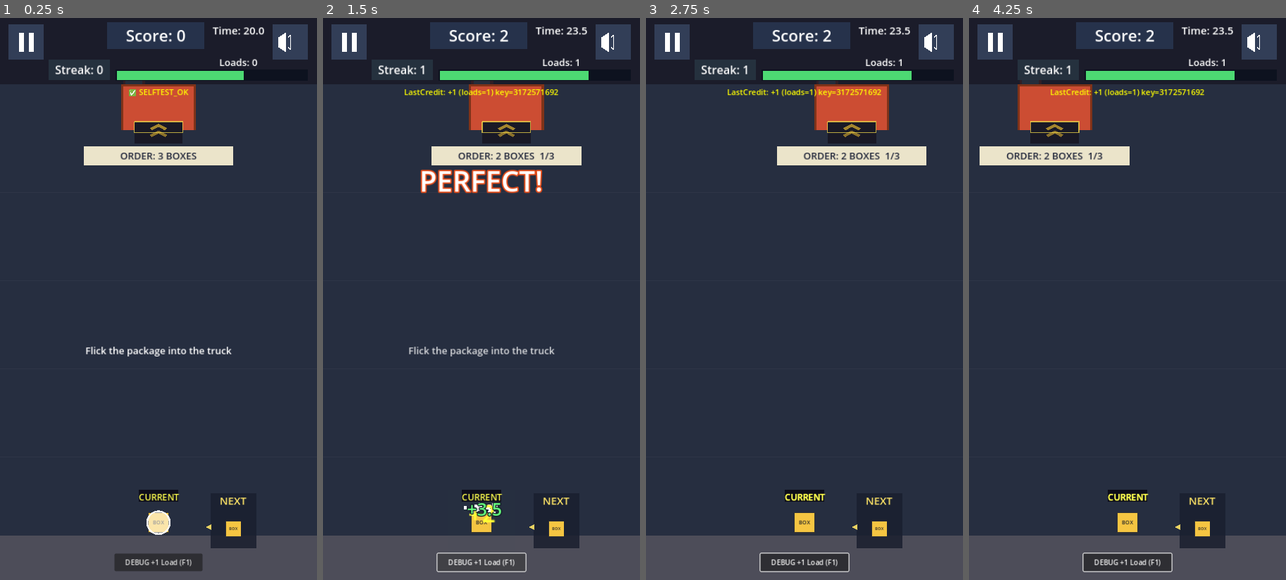
Above: before the commit, frames 1-4 (left to right).
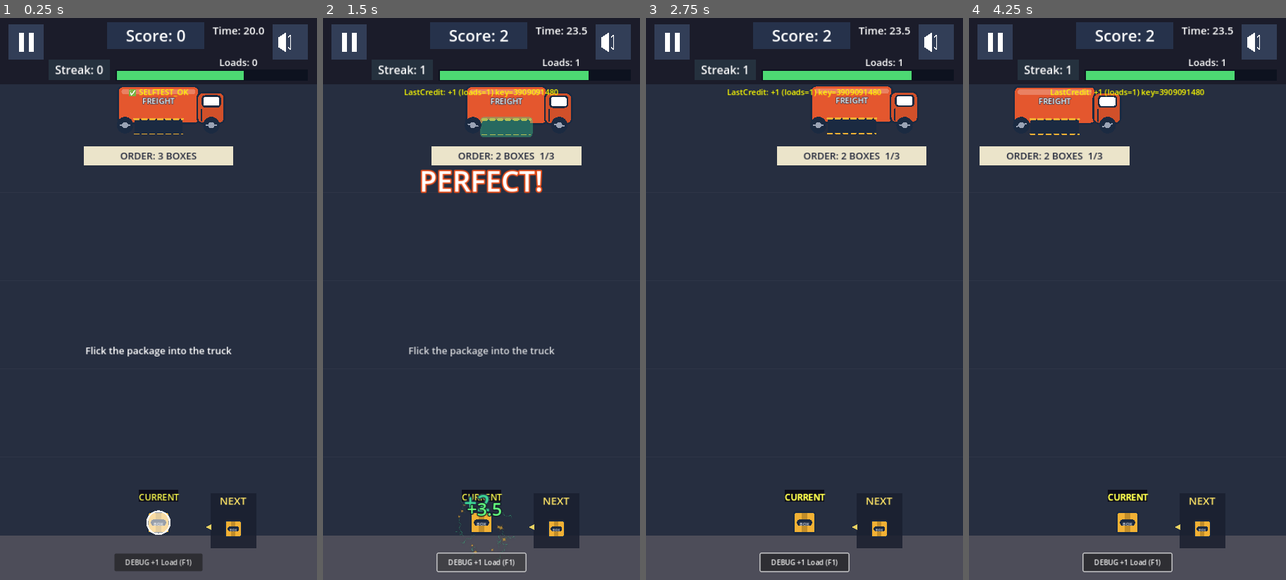
Above: after the commit, the same moments.

Repository: shaharFranses/flick-freight
Game: Godot game, scene res://scenes/main.tscn
Two runs of this game, one before a commit and one after it. Both use one fixed random seed, a clock stepped at 60 frames per second and the inputs below.
Inputs (mouse positions are in pixels of both pictures, inside the frame that each line leads up to):
- Up to frame 1 (0.25 s): no input
- Up to frame 2 (1.5 s): move the mouse to (551, 270) at 0.52 s; click (551, 270) at 0.67 s; tap Space (ui_select) at 0.77 s; click "DEBUG +1 Load (F1)" at 1.25 s
- Up to frame 3 (2.75 s): drag from (741, 327) to (877, 130) at 2.02 s
- Up to frame 4 (4.25 s): move the mouse to (1159, 175) at 2.77 s; click (1159, 175) at 2.92 s; drag from (1111, 411) to (1032, 214) at 3.52 s

The runs differ from the first frame. In frame 1, 1.8% of the frame differs, in the area x 37-76%, y 11-93%; in frame 2, 2.1%, in the area x 41-79%, y 11-97%; in frame 3, 1.9%; in frame 4, 2.0%.

Commit message:
r4 art: aim dots, per-cargo hit/miss VFX (Kenney CC0 particles), hero truck, streak tier pop + flame on-fire, vector cargo with baked navy outline

Diff:
--- /dev/null
+++ b/scripts/art.gd
@@ -0,0 +1,149 @@
+class_name Art
+extends RefCounted
+# r4 art direction (flick-freight-audit/art-direction.md): flat vector, 4px navy outline
+# (baked as Line2D, no shader -> cheap on phones), 7-colour palette.
+
+const NAVY = Color("#1B2A41")
+const FIELD = Color("#DCE8F2")
+const CORAL = Color("#E4572E")
+const AMBER = Color("#F2B134")
+const BLUE = Color("#3D8BDB")
+const BROWN = Color("#6B4226")
+const MINT = Color("#3DDC97")
+const WHITE = Color(1, 1, 1)
+const OUTLINE_W = 4.0
+
+const TEX_SPARK = preload("res://art/kenney/spark_05.png")
+const TEX_STAR = preload("res://art/kenney/star_06.png")
+const TEX_SMOKE = preload("res://art/kenney/smoke_04.png")
+const TEX_FLAME = preload("res://art/kenney/flame_03.png")
+const TEX_RING = preload("res://art/kenney/circle_05.png")
+
+static func rrect(x: float, y: float, w: float, h: float, r: float, seg := 4) -> PackedVector2Array:
+	var p = PackedVector2Array()
+	r = min(r, min(w, h) * 0.5)
+	var cs = [Vector2(x + w - r, y + r), Vector2(x + w - r, y + h - r), Vector2(x + r, y + h - r), Vector2(x + r, y + r)]
+	var a0 = [-PI / 2, 0.0, PI / 2, PI]
+	for c in 4:
+		for i in seg + 1:
+			var a = a0[c] + (PI / 2) * i / seg
+			p.append(cs[c] + Vector2(cos(a), sin(a)) * r)
+	return p
+
+static func circle(c: Vector2, r: float, seg := 18) -> PackedVector2Array:
+	var p = PackedVector2Array()
+	for i in seg:
+		p.append(c + Vector2(cos(i * TAU / seg), sin(i * TAU / seg)) * r)
+	return p
+
+static func shape(parent: Node, pts: PackedVector2Array, fill: Color, outline := true, w := OUTLINE_W) -> Polygon2D:
+	var poly = Polygon2D.new()
+	poly.polygon = pts
+	poly.color = fill
+	parent.add_child(poly)
+	if outline:
+		var ln = Line2D.new()
+		var lp = pts.duplicate()
+		lp.append(pts[0])
+		ln.points = lp
+		ln.width = w
+		ln.default_color = NAVY
+		ln.joint_mode = Line2D.LINE_JOINT_ROUND
+		poly.add_child(ln)
+	return poly
+
+static func line(parent: Node, pts: PackedVector2Array, col: Color, w: float) -> Line2D:
+	var ln = Line2D.new()
+	ln.points = pts
+	ln.width = w
+	ln.default_color = col
+	ln.begin_cap_mode = Line2D.LINE_CAP_ROUND
+	ln.end_cap_mode = Line2D.LINE_CAP_ROUND
+	parent.add_child(ln)
+	return ln
+
+static func cargo_color(type: String) -> Color:
+	return {"box": AMBER, "crate": BROWN, "barrel": BLUE}.get(type, AMBER)
+
+static func type_from_points(points: int) -> String:
+	return ["box", "box", "crate", "barrel"][clamp(points, 0, 3)]
+
+static func build_cargo(type: String) -> Node2D:
+	"""Visual matches each package's existing collision box (hit logic untouched):
+	BOX 48x48, CRATE 64x64, BARREL 56x72."""
+	var n = Node2D.new()
+	n.name = "CargoArt"
+	match type:
+		"crate":
+			shape(n, rrect(-32, -32, 64, 64, 5), BROWN)
+			var tint = AMBER.darkened(0.25)
+			tint.a = 0.75
+			for y in [-17.0, 0.0, 17.0]:
+				line(n, PackedVector2Array([Vector2(-27, y), Vector2(27, y)]), tint, 3)
+			line(n, PackedVector2Array([Vector2(-24, -24), Vector2(24, 24)]), tint, 6)
+			line(n, PackedVector2Array([Vector2(24, -24), Vector2(-24, 24)]), tint, 6)
+			var fr = Line2D.new()
+			var p = rrect(-32, -32, 64, 64, 5); p.append(p[0])
+			fr.points = p; fr.width = OUTLINE_W; fr.default_color = NAVY
+			n.add_child(fr)
+		"barrel":
+			# tall rounded cylinder, elliptical top, 2 navy hoops, label pill between hoops
+			shape(n, rrect(-28, -36, 56, 72, 16), BLUE)
+			var hl = BLUE.lightened(0.35)
+			line(n, PackedVector2Array([Vector2(-16, -26), Vector2(-16, 26)]), hl, 5)
+			var top = PackedVector2Array()
+			for i in 16:
+				top.append(Vector2(cos(i * TAU / 16) * 22, -29 + sin(i * TAU / 16) * 5))
+			shape(n, top, BLUE.lightened(0.15), true, 3)
+			for y in [-14.0, 16.0]:
+				line(n, PackedVector2Array([Vector2(-27, y), Vector2(27, y)]), NAVY, 4)
+			var pill = shape(n, rrect(-18, -6, 36, 14, 7), NAVY, false)
+			_label(n, "BARREL", 10, Vector2(-24, -8), Vector2(48, 18))
+		_:
+			shape(n, rrect(-24, -24, 48, 48, 4), AMBER)
+			shape(n, PackedVector2Array([Vector2(-6, -22), Vector2(6, -22), Vector2(6, 22), Vector2(-6, 22)]), AMBER.darkened(0.2), false)
+			shape(n, rrect(-17, -7, 34, 14, 6), NAVY, false)
+			_label(n, "BOX", 10, Vector2(-20, -9), Vector2(40, 18))
+	return n
+
+static func _label(parent: Node, t: String, size: int, pos: Vector2, sz: Vector2):
+	var l = Label.new()
+	l.text = t
+	l.add_theme_font_size_override("font_size", size)
+	l.add_theme_color_override("font_color", WHITE)
+	l.horizontal_alignment = HORIZONTAL_ALIGNMENT_CENTER
+	l.vertical_alignment = VERTICAL_ALIGNMENT_CENTER
+	l.position = pos
+	l.size = sz
+	l.mouse_filter = Control.MOUSE_FILTER_IGNORE
+	parent.add_child(l)
+
+static func burst(parent: Node, pos: Vector2, tex: Texture2D, col: Color, amount: int, life: float, vmin: float, vmax: float, smin: float, smax: float, grav := Vector2(0, 600), spread := 180.0, dir := Vector2(0, -1)) -> CPUParticles2D:
+	var p = CPUParticles2D.new()
+	p.texture = tex
+	p.position = pos
+	p.one_shot = true
+	p.explosiveness = 0.95
+	p.amount = amount
+	p.lifetime = life
+	p.direction = dir
+	p.spread = spread
+	p.gravity = grav
+	p.initial_velocity_min = vmin
+	p.initial_velocity_max = vmax
+	p.scale_amount_min = smin
+	p.scale_amount_max = smax
+	p.angle_min = 0
+	p.angle_max = 360
+	p.color = col
+	var g = Gradient.new()
+	g.set_color(0, Color(1, 1, 1, 1))
+	g.set_color(1, Color(1, 1, 1, 0))
+	p.color_ramp = g
+	p.z_index = 70
+	parent.add_child(p)
+	p.emitting = true
+	var tree = parent.get_tree()
+	tree.create_timer(life + 0.3).timeout.connect(func():
+		if is_instance_valid(p): p.queue_free())
+	return p
--- a/scripts/game_manager.gd
+++ b/scripts/game_manager.gd
@@ -469,14 +469,8 @@
 var shake_tween_ref: Tween = null
 
 func make_cargo_art(type: String) -> Node2D:
-	"""r3: Display-only copy of a package scene's visuals (same art as in play)"""
-	var art = Node2D.new()
-	var package_instance = package_scenes[type].instantiate()
-	for child in package_instance.get_children():
-		if child is CanvasItem:
-			art.add_child(child.duplicate())
-	package_instance.free()
-	return art
+	"""r4: display-only vector cargo (same art as in play)"""
+	return Art.build_cargo(type)
 
 func generate_preview(type: String, pop_in: bool = false):
 	# Remove old preview if exists
@@ -721,7 +715,7 @@
 
 	# JUICE: Hit effect (particles + score pop)
 	var pkg_color = package.modulate if package.get("modulate") != null else Color(1, 1, 1)
-	spawn_hit_juice(package.global_position, total_points, pkg_color)
+	spawn_hit_juice(package.global_position, total_points, pkg_color, ctype)
 
 	print("═══════════════════════════════════════")
 
@@ -930,78 +924,54 @@
 				cleanup_flash.queue_free()
 		)
 
-func spawn_hit_juice(pos: Vector2, score_value: int, cargo_color: Color):
-	"""Spawn hit particles + score pop + LOCALIZED green flash"""
+func spawn_hit_juice(pos: Vector2, score_value: int, cargo_color: Color, ctype: String = "box"):
+	"""r4: per-cargo hit VFX. Mint spark burst + cargo-specific debris, bed lip glow,
+	truck bounce, mint +N pop. <= 0.5 s (3x under ?qa=1)."""
 	var world = get_tree().root.get_node_or_null("Main/World")
 	if !world:
 		return
-
-	# QA mode: 3x duration for all effects
-	var duration_mult = 3.0 if qa_mode else 1.0
-
-	# D: Small localized green flash at truck bay (150x150), very faint
-	var hit_flash = ColorRect.new()
-	hit_flash.position = Vector2(pos.x - 75, pos.y - 75)
-	hit_flash.size = Vector2(150, 150)
-	hit_flash.color = Color(0.2, 1.0, 0.3, 0.05)  # Very faint green tint (alpha 0.05)
-	hit_flash.z_index = 55
-	world.add_child(hit_flash)
-
-	var flash_tween = create_tween()
-	flash_tween.tween_property(hit_flash, "modulate:a", 0.0, 0.2 * duration_mult)
-
-	var cleanup_hit_flash = hit_flash
-	flash_tween.finished.connect(func():
-		if is_instance_valid(cleanup_hit_flash):
-			cleanup_hit_flash.queue_free()
-	)
-
-	# ITEM (b): Larger/brighter hit particles (doubled amount, bigger scale)
-	var particles = CPUParticles2D.new()
-	particles.position = pos
-	particles.emitting = true
-	particles.one_shot = true
-	particles.amount = 30  # Doubled from 15
-	particles.lifetime = 0.6 * duration_mult
-	particles.explosiveness = 0.95
-	particles.direction = Vector2(0, -1)
-	particles.spread = 45
-	particles.gravity = Vector2(0, 450)
-	particles.initial_velocity_min = 180.0
-	particles.initial_velocity_max = 320.0
-	particles.scale_amount_min = 4.0  # Increased from 2.5
-	particles.scale_amount_max = 8.0  # Increased from 5.0
-	particles.color = cargo_color
-	world.add_child(particles)
-
-	# Auto-cleanup after particles finish
-	var cleanup_particles = particles  # Copy reference to avoid capture issues
-	get_tree().create_timer(1.0 * duration_mult).timeout.connect(func():
-		if is_instance_valid(cleanup_particles):
-			cleanup_particles.queue_free()
-	)
-
-	# Score pop label
+	var dm = 3.0 if qa_mode else 1.0
+	Art.burst(world, pos, Art.TEX_SPARK, Art.MINT, 14, 0.35 * dm, 220, 420, 0.35, 0.7, Vector2(0, 300))
+	match ctype:
+		"crate":  # wooden splinters
+			Art.burst(world, pos, null, Art.BROWN.lightened(0.15), 16, 0.5 * dm, 160, 340, 5, 9, Vector2(0, 900))
+			Art.burst(world, pos, null, Art.AMBER.darkened(0.25), 8, 0.5 * dm, 140, 300, 4, 7, Vector2(0, 900))
+		"barrel":  # metal clang: blue shock ring + star glints
+			var ring = Sprite2D.new()
+			ring.texture = Art.TEX_RING
+			ring.modulate = Color(Art.BLUE.lightened(0.3), 0.9)
+			ring.position = pos
+			ring.scale = Vector2(0.4, 0.25)
+			ring.z_index = 69
+			world.add_child(ring)
+			var rt = ring.create_tween()
+			rt.set_parallel(true)
+			rt.tween_property(ring, "scale", Vector2(3.2, 2.0), 0.35 * dm)
+			rt.tween_property(ring, "modulate:a", 0.0, 0.35 * dm)
+			rt.chain().tween_callback(ring.queue_free)
+			Art.burst(world, pos, Art.TEX_STAR, Art.WHITE, 6, 0.4 * dm, 120, 260, 0.3, 0.55, Vector2.ZERO)
+		_:  # box: cardboard flecks + amber stars
+			Art.burst(world, pos, Art.TEX_STAR, Art.AMBER, 10, 0.45 * dm, 150, 320, 0.3, 0.55, Vector2(0, 500))
+	var bay = get_tree().root.get_node_or_null("Main/World/TruckBay")
+	if bay:
+		var hero = bay.get_node_or_null("HeroTruck")
+		if hero and hero.has_method("hit_pulse"):
+			hero.hit_pulse(Art.MINT)
 	var score_label = Label.new()
-	score_label.position = pos - Vector2(30, 50)
+	score_label.position = pos - Vector2(40, 60)
 	score_label.text = "+%d" % score_value
-	score_label.add_theme_font_size_override("font_size", 36)
-	score_label.add_theme_color_override("font_color", Color(1, 1, 0.2, 1))
+	score_label.add_theme_font_size_override("font_size", 40)
+	score_label.add_theme_color_override("font_color", Art.MINT)
+	score_label.add_theme_color_override("font_outline_color", Art.NAVY)
+	score_label.add_theme_constant_override("outline_size", 8)
 	score_label.z_index = 100
 	world.add_child(score_label)
-
-	# Animate pop: scale + fade + rise
-	var tween = create_tween()
+	var tween = score_label.create_tween()
 	tween.set_parallel(true)
-	tween.tween_property(score_label, "position:y", pos.y - 100, 0.9 * duration_mult)
-	tween.tween_property(score_label, "scale", Vector2(1.5, 1.5), 0.2 * duration_mult).set_trans(Tween.TRANS_BACK).set_ease(Tween.EASE_OUT)
-	tween.chain().tween_property(score_label, "modulate:a", 0.0, 0.4 * duration_mult)
-
-	var cleanup_label = score_label  # Copy reference
-	tween.finished.connect(func():
-		if is_instance_valid(cleanup_label):
-			cleanup_label.queue_free()
-	)
+	tween.tween_property(score_label, "position:y", pos.y - 120, 0.5 * dm)
+	tween.tween_property(score_label, "scale", Vector2(1.3, 1.3), 0.12).set_trans(Tween.TRANS_BACK).set_ease(Tween.EASE_OUT)
+	tween.chain().tween_property(score_label, "modulate:a", 0.0, 0.2 * dm)
+	tween.chain().tween_callback(score_label.queue_free)
 
 func spawn_perfect_juice(pos: Vector2):
 	"""r5: short white flash on the bed + PERFECT pop-up"""
@@ -1107,48 +1077,29 @@
 			print("✅ MISS SHAKE COMPLETE: position reset to", final_pos)
 	)
 
-	# STRONGER dust burst (4x particles, much bigger, longer-lived)
-	var particles = CPUParticles2D.new()
-	particles.position = pos
-	particles.emitting = true
-	particles.one_shot = true
-	particles.amount = 32  # Quadrupled from 8
-	particles.lifetime = 0.8 * duration_mult  # Increased further
-	particles.explosiveness = 0.9  # More explosive
-	particles.direction = Vector2(0, -1)
-	particles.spread = 80  # Wider spread
-	particles.gravity = Vector2(0, 300)
-	particles.initial_velocity_min = 120.0  # Faster
-	particles.initial_velocity_max = 250.0  # Faster
-	particles.scale_amount_min = 6.0  # Much bigger
-	particles.scale_amount_max = 12.0  # Much bigger
-	particles.color = Color(0.6, 0.6, 0.6, 0.9)  # More opaque
-	world.add_child(particles)
-
-	# Auto-cleanup
-	var cleanup_particles = particles  # Copy reference
-	get_tree().create_timer(1.2 * duration_mult).timeout.connect(func():
-		if is_instance_valid(cleanup_particles):
-			cleanup_particles.queue_free()
-	)
-
-	# STRONGER gray flash on miss
-	var flash = ColorRect.new()
-	flash.size = Vector2(720, 1280)
-	flash.color = Color(0.5, 0.5, 0.5, 0.25)  # Brighter gray flash
-	flash.z_index = 50
-	world.add_child(flash)
-
-	var tween = create_tween()
-	tween.tween_property(flash, "modulate:a", 0.0, 0.4 * duration_mult)  # Longer fade
-
-	var cleanup_flash = flash  # Copy reference
-	tween.finished.connect(func():
-		if is_instance_valid(cleanup_flash):
-			cleanup_flash.queue_free()
-	)
-
-# DEBUG FUNCTION: Test credit system with F1 key
+	# r4: per-cargo miss VFX: grey smoke puff tinted by cargo + coral X (shake above)
+	var mtype = _type_of(current_package) if (current_package != null and is_instance_valid(current_package)) else "box"
+	var tint = Color(0.75, 0.77, 0.8).lerp(Art.cargo_color(mtype), 0.25)
+	Art.burst(world, pos, Art.TEX_SMOKE, tint, 10, 0.6 * duration_mult, 60, 160, 0.5, 1.0, Vector2(0, -60))
+	if mtype == "crate":
+		Art.burst(world, pos, null, Art.BROWN, 10, 0.5 * duration_mult, 120, 260, 4, 8, Vector2(0, 900))
+	elif mtype == "barrel":
+		Art.burst(world, pos, Art.TEX_SPARK, Art.BLUE.lightened(0.3), 8, 0.4 * duration_mult, 150, 300, 0.3, 0.5, Vector2(0, 600))
+	var xmark = Node2D.new()
+	xmark.position = Vector2(clamp(pos.x, 60, 660), clamp(pos.y, 200, 1100))
+	xmark.z_index = 90
+	for d in [[Vector2(-26, -26), Vector2(26, 26)], [Vector2(26, -26), Vector2(-26, 26)]]:
+		Art.line(xmark, PackedVector2Array(d), Art.NAVY, 18)
+		Art.line(xmark, PackedVector2Array(d), Art.CORAL, 10)
+	xmark.scale = Vector2(0.4, 0.4)
+	world.add_child(xmark)
+	var xt = xmark.create_tween()
+	xt.tween_property(xmark, "scale", Vector2(1.15, 1.15), 0.1).set_trans(Tween.TRANS_BACK).set_ease(Tween.EASE_OUT)
+	xt.tween_property(xmark, "scale", Vector2.ONE, 0.06)
+	xt.tween_interval(0.25 * duration_mult)
+	xt.tween_property(xmark, "modulate:a", 0.0, 0.2 * duration_mult)
+	xt.tween_callback(xmark.queue_free)
+
 func debug_add_credit():
 	print("═══════════════════════════════════════")
 	print("🔧 DEBUG +1 LOAD (F1 pressed)")
--- /dev/null
+++ b/scripts/hero_truck.gd
@@ -0,0 +1,72 @@
+extends Node2D
+# r4 hero truck (visual only). Built under TruckBay; the Area2D hitbox, bay travel and
+# hold-centre logic are untouched. Drop zone = the old 110px target (-55..55, y 26..56).
+var body: Node2D
+var wheels: Array = []
+var lip_glow: Polygon2D
+var last_x := 0.0
+var bob_t := 0.0
+
+func _ready():
+	name = "HeroTruck"
+	var bay = get_parent()
+	for n in ["TruckCab", "TruckBody", "LoadingBedRim", "LeftSideRim", "RightSideRim", "BayOpening", "TargetChevron1", "TargetChevron2", "TargetOutline"]:
+		var c = bay.get_node_or_null(n)
+		if c: c.visible = false
+	z_index = 1
+	body = Node2D.new()
+	add_child(body)
+	# bed
+	Art.shape(body, Art.rrect(-92, -50, 184, 84, 10), Art.CORAL)
+	Art.shape(body, Art.rrect(-84, -44, 168, 12, 5), Art.CORAL.lightened(0.25), false)
+	# cab (right), window, door, FREIGHT decal
+	Art.shape(body, Art.rrect(88, -36, 62, 70, 12), Art.CORAL.darkened(0.08))
+	Art.shape(body, Art.rrect(100, -28, 40, 24, 6), Art.WHITE)
+	Art.line(body, PackedVector2Array([Vector2(98, 2), Vector2(98, 28)]), Art.NAVY, 3)
+	var dec = Label.new()
+	dec.text = "FREIGHT"
+	dec.add_theme_font_size_override("font_size", 18)
+	dec.add_theme_color_override("font_color", Art.WHITE)
+	dec.add_theme_color_override("font_outline_color", Art.NAVY)
+	dec.add_theme_constant_override("outline_size", 4)
+	dec.horizontal_alignment = HORIZONTAL_ALIGNMENT_CENTER
+	dec.position = Vector2(-70, -30)
+	dec.size = Vector2(140, 24)
+	dec.mouse_filter = Control.MOUSE_FILTER_IGNORE
+	body.add_child(dec)
+	# drop zone: navy slot + amber dashed lip
+	Art.shape(body, Art.rrect(-55, 24, 110, 34, 6), Art.NAVY, false)
+	var x = -55.0
+	while x < 55.0:
+		Art.line(body, PackedVector2Array([Vector2(x, 24), Vector2(min(x + 10, 55), 24)]), Art.AMBER, 5)
+		Art.line(body, PackedVector2Array([Vector2(x, 58), Vector2(min(x + 10, 55), 58)]), Art.AMBER, 3)
+		x += 18.0
+	lip_glow = Art.shape(body, Art.rrect(-60, 18, 120, 46, 8), Color(Art.MINT, 0.0), false)
+	# wheels
+	for wx in [-76.0, 120.0]:
+		var w = Node2D.new()
+		w.position = Vector2(wx, 38)
+		Art.shape(w, Art.circle(Vector2.ZERO, 17), Art.NAVY)
+		Art.shape(w, Art.circle(Vector2.ZERO, 7), Color("#9AA3B5"), false)
+		Art.line(w, PackedVector2Array([Vector2(-11, 0), Vector2(11, 0)]), Color("#9AA3B5"), 3)
+		add_child(w)
+		wheels.append(w)
+	last_x = bay.global_position.x
+
+func _process(delta):
+	var gx = get_parent().global_position.x
+	var dx = gx - last_x
+	last_x = gx
+	for w in wheels:
+		w.rotation += dx / 17.0
+	bob_t += delta * (2.0 + abs(dx) * 0.6)
+	body.position.y = sin(bob_t * 6.0) * min(1.5, abs(dx) * 0.4)
+
+func hit_pulse(col: Color):
+	lip_glow.color = Color(col, 0.75)
+	var tw = create_tween()
+	tw.tween_property(lip_glow, "color:a", 0.0, 0.35)
+	var tb = create_tween()
+	tb.tween_property(body, "scale", Vector2(1.06, 0.92), 0.06)
+	tb.tween_property(body, "scale", Vector2(0.98, 1.03), 0.08)
+	tb.tween_property(body, "scale", Vector2.ONE, 0.08)
--- a/scripts/package_base.gd
+++ b/scripts/package_base.gd
@@ -49,6 +49,13 @@
 	# Start at spawn position (bottom center)
 	position = Vector2(360, 1150)  # Near bottom of 1280 height
 
+	# r4: vector cargo art (same footprint as the collision box)
+	for c in get_children():
+		if c is CanvasItem:
+			c.visible = false
+	add_child(Art.build_cargo(Art.type_from_points(points)))
+	_make_aim()
+
 	# M5 FIX: Connect body_entered to detect ground/truck hits for immediate miss
 	body_entered.connect(_on_body_entered_miss_check)
 
@@ -98,6 +105,52 @@
 	elif is_drag:
 		drag_current_pos = input_pos
 
+# ---------- r4: aim / trajectory dots while dragging (display only) ----------
+const AIM_DOTS = 14
+var aim_root: Node2D = null
+
+func _make_aim():
+	aim_root = Node2D.new()
+	aim_root.name = "AimDots"
+	aim_root.top_level = true
+	aim_root.z_index = 40
+	aim_root.visible = false
+	for i in AIM_DOTS:
+		var d = Polygon2D.new()
+		var r = lerp(7.0, 3.5, float(i) / AIM_DOTS)
+		d.polygon = Art.circle(Vector2.ZERO, r, 10)
+		d.color = Color(1, 1, 1, lerp(0.95, 0.25, float(i) / AIM_DOTS))
+		var ol = Line2D.new()
+		var pts = Art.circle(Vector2.ZERO, r, 10); pts.append(pts[0])
+		ol.points = pts; ol.width = 2.0; ol.default_color = Color(Art.NAVY, d.color.a)
+		d.add_child(ol)
+		aim_root.add_child(d)
+	add_child(aim_root)
+
+func _process(_delta):
+	if aim_root == null:
+		return
+	if !is_dragging or has_been_flicked:
+		aim_root.visible = false
+		return
+	var dv = drag_current_pos - drag_start_pos
+	# drag is in screen space; convert to world-space length the same way the flick does
+	if dv.length() < DRAG_DEADZONE or dv.y > -2.0:
+		aim_root.visible = false
+		return
+	var speed = clamp(dv.length() * IMPULSE_MULTIPLIER, MIN_SPEED, MAX_SPEED)
+	var v = dv.normalized() * speed
+	var g = Vector2(0, GRAVITY)
+	aim_root.visible = true
+	var t_step = 0.045
+	var p0 = global_position
+	for i in AIM_DOTS:
+		var t = t_step * (i + 1)
+		var p = p0 + v * t + 0.5 * g * t * t
+		var d = aim_root.get_child(i)
+		d.global_position = p
+		d.visible = p.y > 120.0
+
 func start_drag(pos: Vector2):
 	is_dragging = true
 	drag_start_pos = pos
--- a/scripts/truck_bay.gd
+++ b/scripts/truck_bay.gd
@@ -17,6 +17,10 @@
 	start_time = Time.get_ticks_msec() / 1000.0
 	round_start_time = start_time
 	position.x = center_x
+
+	# r4: hero truck art (visual only)
+	var hero = load("res://scripts/hero_truck.gd").new()
+	add_child(hero)
 
 	# Connect to detect packages entering
 	body_entered.connect(_on_body_entered)
--- a/scripts/ui_manager.gd
+++ b/scripts/ui_manager.gd
@@ -779,6 +779,9 @@
 	var st = game_manager.streak
 	streak_label.text = ("Streak %d  x%d" % [st, mult]) if mult > 1 else ("Streak: %d" % st)
 	streak_label.add_theme_color_override("font_color", [Color(1,1,1), Color(1,1,1), Color(0.5,1,0.6), Color(1,0.8,0.3), Color(1,0.45,0.25)][clamp(mult, 1, 4)])
+	if mult > _last_mult:
+		_streak_tier_pop(mult)
+	_last_mult = mult
 	if mult > 1:
 		var plate = streak_label.get_parent()
 		plate.pivot_offset = plate.size / 2
@@ -793,6 +796,7 @@
 	_apply_hud_scale()
 
 func _on_fire_changed(on: bool):
+	# r4: Kenney flame particles off the bed + warm glow (replaces polygon flames)
 	var bay = get_node_or_null("/root/Main/World/TruckBay")
 	if bay == null:
 		return
@@ -801,26 +805,82 @@
 			fire_glow = Node2D.new()
 			fire_glow.name = "FireGlow"
 			fire_glow.z_index = 3
-			for i in 5:
-				var fl = Polygon2D.new()
-				var x = -64 + i * 32
-				fl.polygon = PackedVector2Array([Vector2(x - 16, 30), Vector2(x, -18 - (i % 2) * 14), Vector2(x + 16, 30)])
-				fl.color = Color(1, 0.55 + 0.1 * (i % 2), 0.1, 0.85)
-				fire_glow.add_child(fl)
-			var glow = ColorRect.new()
-			glow.position = Vector2(-92, -62)
-			glow.size = Vector2(184, 150)
-			glow.color = Color(1, 0.5, 0.1, 0.25)
-			glow.show_behind_parent = true
+			var glow = Polygon2D.new()
+			glow.polygon = Art.rrect(-100, -60, 200, 128, 24)
+			glow.color = Color(Art.AMBER, 0.22)
 			fire_glow.add_child(glow)
+			var fl = CPUParticles2D.new()
+			fl.texture = Art.TEX_FLAME
+			fl.amount = 22
+			fl.lifetime = 0.55
+			fl.position = Vector2(0, -48)
+			fl.emission_shape = CPUParticles2D.EMISSION_SHAPE_RECTANGLE
+			fl.emission_rect_extents = Vector2(80, 4)
+			fl.direction = Vector2(0, -1)
+			fl.spread = 12
+			fl.gravity = Vector2(0, -160)
+			fl.initial_velocity_min = 40
+			fl.initial_velocity_max = 110
+			fl.scale_amount_min = 0.7
+			fl.scale_amount_max = 1.2
+			var g = Gradient.new()
+			g.set_color(0, Color(Art.AMBER, 0.95))
+			g.set_color(1, Color(Art.CORAL, 0.0))
+			fl.color_ramp = g
+			fire_glow.add_child(fl)
 			bay.add_child(fire_glow)
-			var tw = fire_glow.create_tween().set_loops()
-			tw.tween_property(fire_glow, "scale", Vector2(1.0, 1.15), 0.12)
-			tw.tween_property(fire_glow, "scale", Vector2(1.0, 0.92), 0.12)
+			var tw = glow.create_tween().set_loops()
+			tw.tween_property(glow, "color:a", 0.35, 0.18)
+			tw.tween_property(glow, "color:a", 0.15, 0.18)
 		fire_glow.visible = true
 	elif fire_glow:
-		fire_glow.queue_free()
+		var fg = fire_glow
 		fire_glow = null
+		var t = fg.create_tween()
+		t.tween_property(fg, "modulate:a", 0.0, 0.25)
+		t.tween_callback(fg.queue_free)
+
+var _last_mult := 1
+func _streak_tier_pop(mult: int):
+	"""r4 streak VFX: tier-up pop (x2/x3/x4) above the truck + expanding ring."""
+	var bay = get_node_or_null("/root/Main/World/TruckBay")
+	var world = get_node_or_null("/root/Main/World")
+	if bay == null or world == null:
+		return
+	var col = [Art.WHITE, Art.WHITE, Art.MINT, Art.AMBER, Art.CORAL][clamp(mult, 1, 4)]
+	var ring = Sprite2D.new()
+	ring.texture = Art.TEX_RING
+	ring.modulate = Color(col, 0.9)
+	ring.position = bay.global_position
+	ring.scale = Vector2(0.6, 0.6)
+	ring.z_index = 60
+	world.add_child(ring)
+	var rt = ring.create_tween()
+	rt.set_parallel(true)
+	rt.tween_property(ring, "scale", Vector2(4.5, 4.5), 0.45)
+	rt.tween_property(ring, "modulate:a", 0.0, 0.45)
+	rt.chain().tween_callback(ring.queue_free)
+	var l = Label.new()
+	l.text = "x%d!" % mult
+	l.add_theme_font_size_override("font_size", 56)
+	l.add_theme_color_override("font_color", col)
+	l.add_theme_color_override("font_outline_color", Art.NAVY)
+	l.add_theme_constant_override("outline_size", 12)
+	l.size = Vector2(160, 70)
+	l.horizontal_alignment = HORIZONTAL_ALIGNMENT_CENTER
+	l.pivot_offset = Vector2(80, 35)
+	l.position = Vector2(clamp(bay.global_position.x - 80, 0, 560), 430)
+	l.scale = Vector2(0.3, 0.3)
+	l.z_index = 150
+	l.mouse_filter = Control.MOUSE_FILTER_IGNORE
+	$UI.add_child(l)
+	var dm = 3.0 if game_manager.qa_mode else 1.0
+	var t = l.create_tween()
+	t.tween_property(l, "scale", Vector2(1.2, 1.2), 0.12).set_trans(Tween.TRANS_BACK).set_ease(Tween.EASE_OUT)
+	t.tween_property(l, "scale", Vector2.ONE, 0.08)
+	t.tween_interval(0.35 * dm)
+	t.tween_property(l, "modulate:a", 0.0, 0.2)
+	t.tween_callback(l.queue_free)
 
 func _on_ticket_completed(score_bonus: int, time_bonus: float):
 	# r5: stamp effect on the ticket
Not shown, added: art/kenney/License_particle-pack.txt
Binary file added: art/kenney/circle_05.png
Not shown, added: art/kenney/circle_05.png.import
Binary file added: art/kenney/flame_03.png
Not shown, added: art/kenney/flame_03.png.import
Binary file added: art/kenney/smoke_04.png
Not shown, added: art/kenney/smoke_04.png.import
Binary file added: art/kenney/spark_05.png
Not shown, added: art/kenney/spark_05.png.import
Binary file added: art/kenney/star_06.png
Not shown, added: art/kenney/star_06.png.import
Not shown, added: art/kenney/README.md
